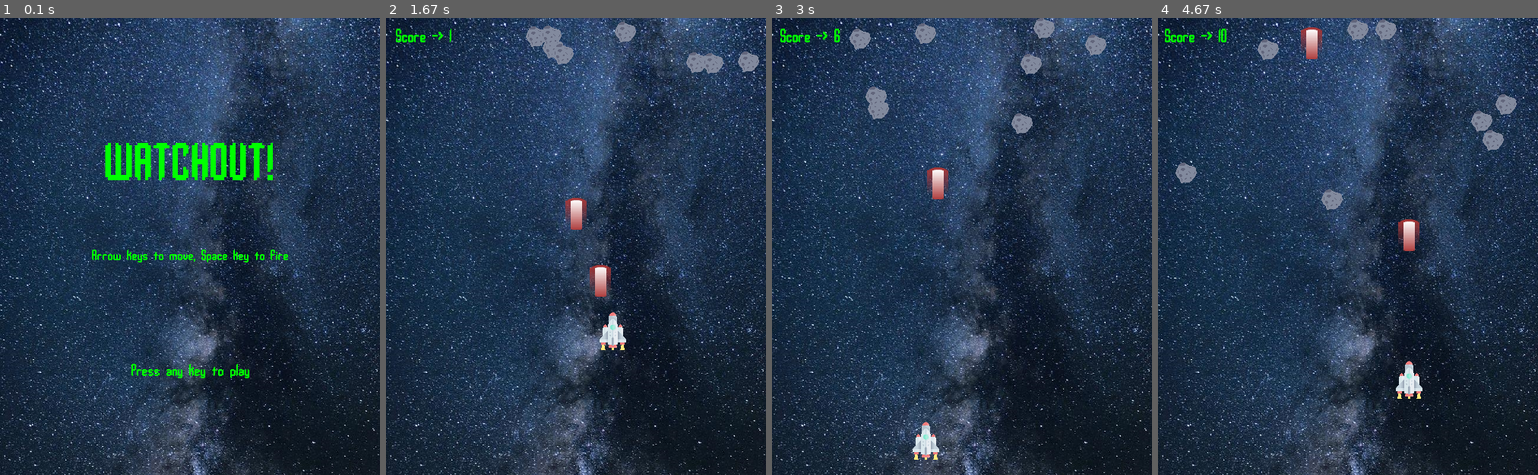
Above: before the commit, frames 1-4 (left to right).
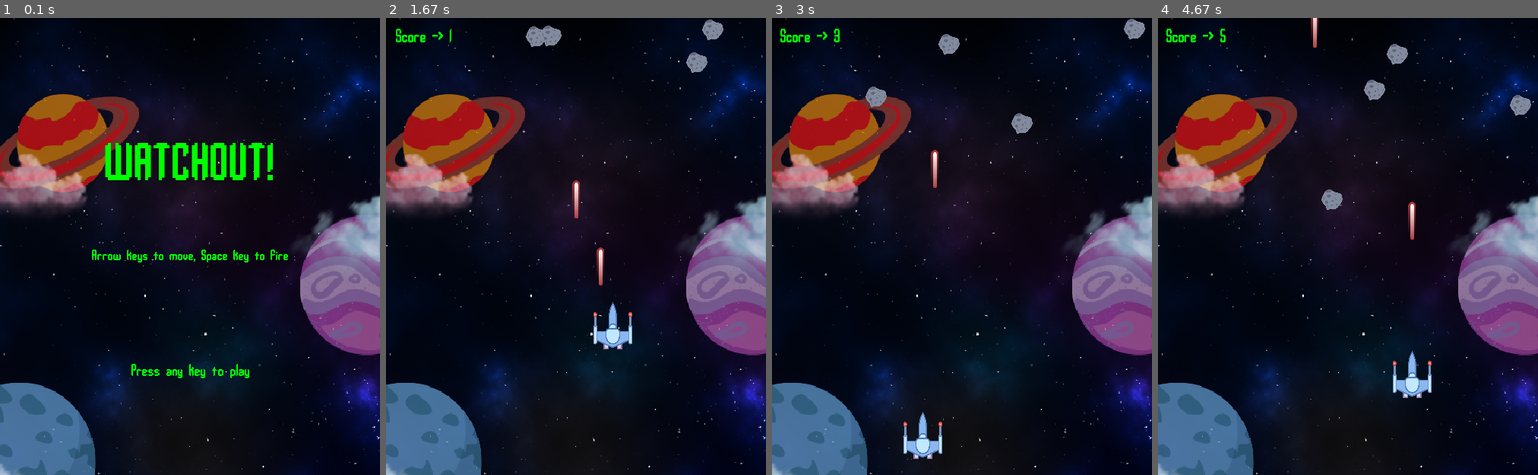
Above: after the commit, the same moments.

Repository: Hans299/Tubes_PBO
Game: pygame game, started from game1.py
The game is run twice, just before and just after one commit, with the same random seed, the same clock (stepped at 60 frames per second) and the same inputs.
Inputs:
- Up to frame 1 (0.1 s): no input
- Up to frame 2 (1.67 s): hold Right 0.33-0.8 s; tap Space at 0.83, 1.3, 1.63 s; hold Up 1.23-1.53 s; hold Right from 1.57 s (still down)
- Up to frame 3 (3 s): tap Space at 1.93, 2.13, 2.43, 2.7 s; release Right at 2.03 s; hold Left 2.07-2.6 s; hold Down 2.63-2.93 s; hold Left from 2.97 s (still down)
- Up to frame 4 (4.67 s): tap Space at 3.03, 3.33, 3.47, 3.87, 4.17, 4.53 s; release Left at 3.37 s; hold Up 3.4-3.77 s; hold Right 3.8-4.43 s; hold Down from 4.47 s (still down)

The runs differ from the first frame. In frame 1, 84% of the frame differs, in the area x 0-100%, y 0-100%; in frame 2, 86%; in frame 3, 86%; in frame 4, 87%.

Commit message:
ganti images
ganti images

Diff:
--- a/game1.py
+++ b/game1.py
@@ -24,7 +24,7 @@
     text_rect.midtop = (x, y)
     surf.blit(text_surface, text_rect)
 
-background_img=pygame.image.load(os.path.join("image","background.jpg"))
+background_img=pygame.image.load(os.path.join("image","background.PNG"))
 bullet_img=pygame.image.load(os.path.join("image","bullet.PNG"))
 player_img=pygame.image.load(os.path.join("image","player.PNG"))
 rock_img=pygame.image.load(os.path.join("image","rock.PNG"))
@@ -33,7 +33,7 @@
 class Player(pygame.sprite.Sprite):
     def __init__(self):
         pygame.sprite.Sprite.__init__(self)
-        self.image=pygame.transform.scale(player_img,(50,50))
+        self.image=pygame.transform.scale(player_img,(60,65))
         self.rect=self.image.get_rect()
         self.rect.centerx = WIDTH/2
         self.rect.bottom=HEIGHT - 20
@@ -41,7 +41,7 @@
         self.score_val = 0
 
     def update(self):
-        key_pressed=pygame.key.get_pressed()
+        key_pressed = pygame.key.get_pressed()
         if key_pressed[pygame.K_RIGHT]:
             self.rect.x += self.speedx
         if key_pressed[pygame.K_LEFT]:
@@ -65,6 +65,15 @@
         all_sprites.add(bullet)
         bullets.add(bullet)
 
+    def doubleshoot(self):
+        bullet1 = Bullet(self.rect.centerx-20,self.rect.top)
+        all_sprites.add(bullet1)
+        bullets.add(bullet1)
+        bullet2 = Bullet(self.rect.centerx+20,self.rect.top)
+        all_sprites.add(bullet2)
+        bullets.add(bullet2)
+
+
     def show_score(self):
         draw_text(layar, f"Score -> {self.score_val}", 24, WIDTH-450, HEIGHT-590)
 
@@ -76,7 +85,7 @@
         self.image=pygame.transform.scale(rock_img,(43,42))
 
         self.rect=self.image.get_rect()
-        self.radius=self.rect.width*0.9/2
+        self.radius=self.rect.width*0.1/2
         self.rect.x=random.randrange(0,WIDTH-self.rect.width)
         self.rect.y=random.randrange(-50,-10)
         self.speedx=random.randrange(-1,2)
@@ -96,7 +105,7 @@
 class Bullet(pygame.sprite.Sprite):
     def __init__(self,x,y):
         pygame.sprite.Sprite.__init__(self)
-        self.image=pygame.transform.scale(bullet_img,(28,42))
+        self.image=pygame.transform.scale(bullet_img,(10,50))
         self.rect=self.image.get_rect()
         self.rect.centerx=x
         self.rect.bottom=y
@@ -107,11 +116,11 @@
         if self.rect.bottom < 0:
            self.kill()
 
-def show_go_screen():
+def waiting_screen():
     layar.blit(pygame.transform.scale(background_img,(500,700)),(0,0))
-    draw_text(layar, "WATCHOUT!", 70, WIDTH / 2, HEIGHT / 4)
-    draw_text(layar, "Arrow keys to move, Space key to fire", 20, WIDTH / 2, HEIGHT / 2)
-    draw_text(layar, "Press any key to play", 22, WIDTH / 2, HEIGHT * 3 / 4)
+    draw_text(layar, "WATCHOUT!", 70, WIDTH/2, HEIGHT/4)
+    draw_text(layar, "Arrow keys to move, Space key to fire", 20, WIDTH/2, HEIGHT/2)
+    draw_text(layar, "Press any key to play", 22, WIDTH/2, HEIGHT*3/4)
     pygame.display.flip()
     waiting = True
     while waiting:
@@ -123,25 +132,14 @@
                 waiting = False
 
 
-'''all_sprites = pygame.sprite.Group()
-rocks = pygame.sprite.Group()
-bullets = pygame.sprite.Group()
-player = Player()
-
-all_sprites.add(player)
-
-for i in range(8):
-    rock=Rock()
-    all_sprites.add(rock)
-    rocks.add(rock)'''
-
 game_over = True
 running=True
 while running:
     fps.tick(FPS)
 
+    #waiting screen ketika gameover dan akan memulai game
     if game_over:
-        show_go_screen()
+        waiting_screen()
         game_over = False
         all_sprites = pygame.sprite.Group()
         rocks = pygame.sprite.Group()
@@ -150,7 +148,8 @@
 
         all_sprites.add(player)
 
-        for i in range(8):
+
+        for i in range(4):
             rock=Rock()
             all_sprites.add(rock)
             rocks.add(rock)
@@ -165,11 +164,15 @@
                 missile_sound = mixer.Sound("./audio/missile.wav")
                 missile_sound.play()
                 player.shoot()
-            elif event.key==pygame.K_1: #cheat menambah skor dengan keyboard angka 1
+            '''elif event.key==pygame.K_1: #cheat menambah skor dengan keyboard angka 1
                 player.score_val +=1
+            elif event.key==pygame.K_3: #cheat menambah peluru menjadi 2
+                missile_sound = mixer.Sound("./audio/missile.wav")
+                missile_sound.play()
+                player.doubleshoot()
         elif event.type==pygame.KEYUP: #shortcut untuk langsung gameover
             if event.key==pygame.K_2:
-                game_over = True
+                game_over = True '''
 
 
 
@@ -183,14 +186,12 @@
         rocks.add(rock)
         player.score_val +=1
 
-
     hits = pygame.sprite.spritecollide(player,rocks,False,pygame.sprite.collide_circle)
     #jika pesawat terkena meteor
     if hits:
         game_over=True
 
 
-
     layar.blit(pygame.transform.scale(background_img,(500,700)),(0,0))
     all_sprites.draw(layar)
     player.show_score()
Binary file removed: image/background.jpg
Binary file added: image/background.png
Binary file changed: image/player.png
